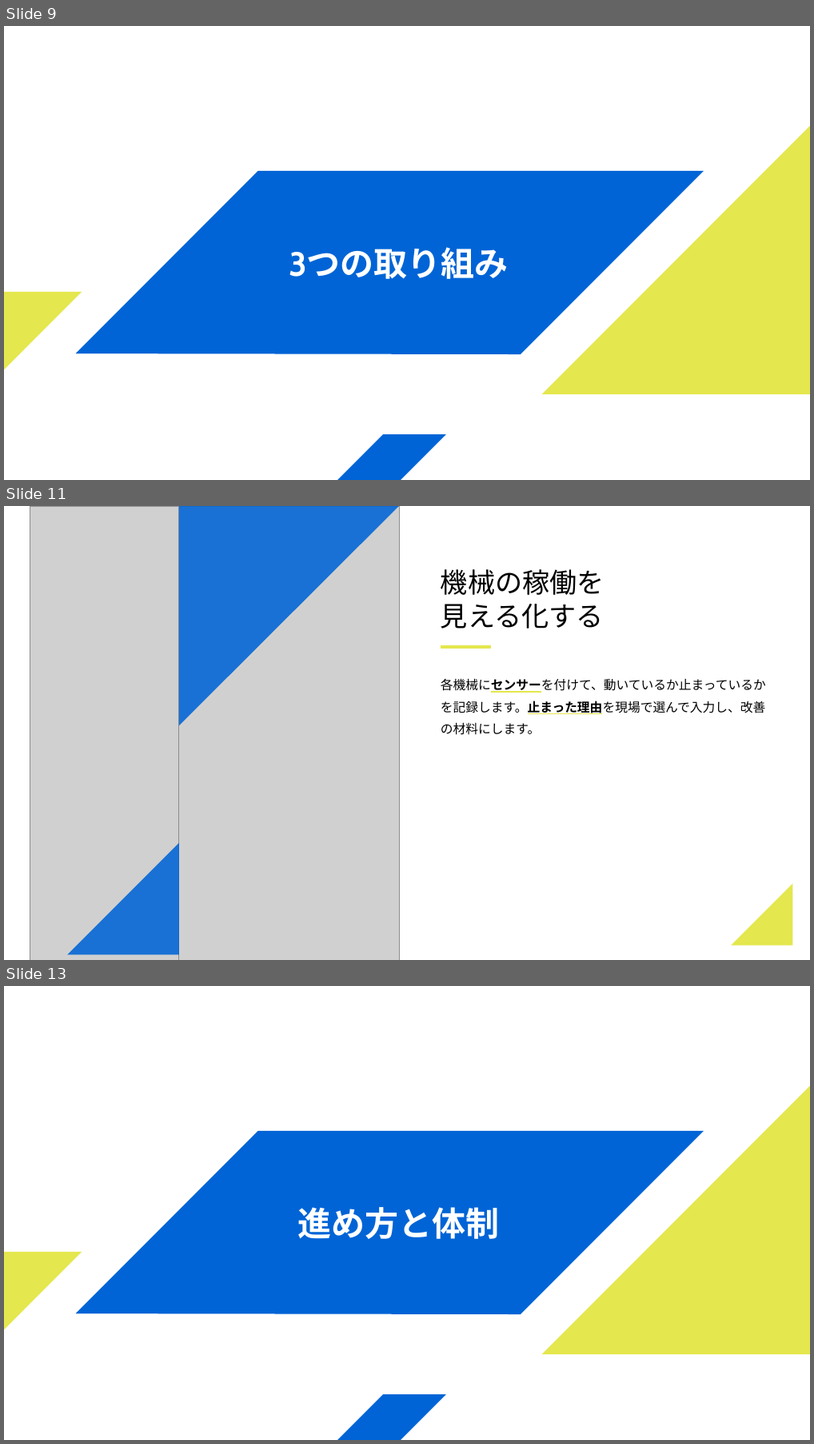
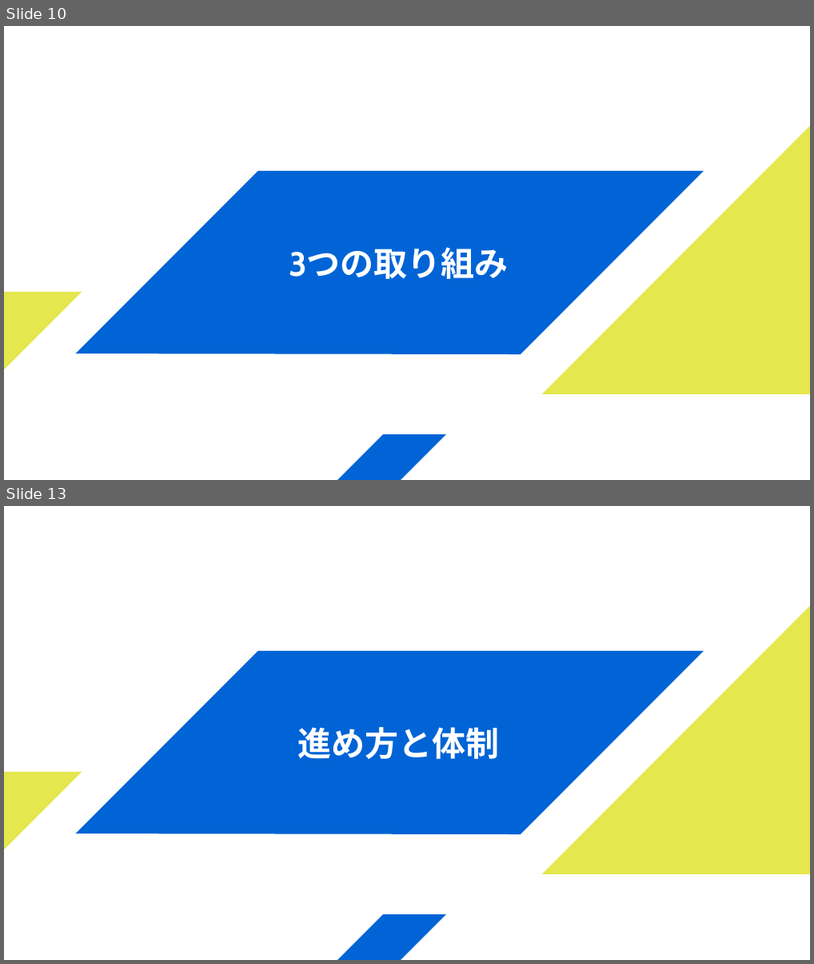
Before and after one commit to IKEMENLTD/slide-template-engine, a slide deck: out/phase5/final-20-pages/deck.pptx. Shown one above the other, each under a label of ours: slides 9, 11 and 13 before the commit, slides 10 and 13 after it; the slides between them are not shown. The pictures are 814x1444 and 814x964 pixels, drawn with LibreOffice and Linux fonts; fonts in the diff are those of the drawing; grey boxes stand for pictures. Boxes give left, top, right and bottom in pixels: in the first picture for what was removed or moved away, otherwise in the second. Text is boxed around its words. In the diff, an @@ line names an element or a change of style, - is before the commit and + after.

```diff
--- a/out/phase5/final-20-pages/deck.pptx
+++ b/out/phase5/final-20-pages/deck.pptx
@@ slide 11 removed at [4, 506, 810, 960], background #FFFFFF @@
@@ picture removed at [30, 506, 179, 960] @@
@@ picture removed at [179, 506, 400, 960] @@
@@ freeform shape removed at [179, 506, 400, 725] @@
@@ text removed at [441, 569, 605, 628] @@
-機械の稼働を
-見える化する
@@ freeform shape removed at [441, 646, 491, 649] @@
@@ text removed at [441, 678, 766, 735] @@
-各機械にセンサーを付けて、動いているか止まっているかを記録します。止まった理由を現場で選んで入力し、改善の材料にします。
@@ freeform shape removed at [67, 843, 179, 955] @@
@@ freeform shape removed at [732, 884, 794, 945] @@
@@ what was slide 9 is now slide 10 @@
```
Also in this commit, not shown: 12 slides changed, 3 slides added, 2 other slides removed, 31 other files.
